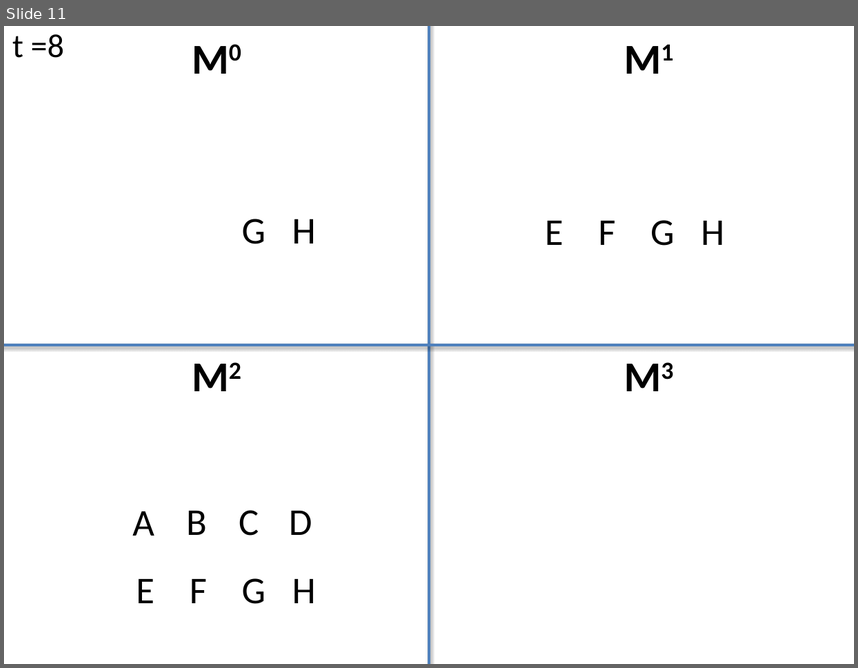
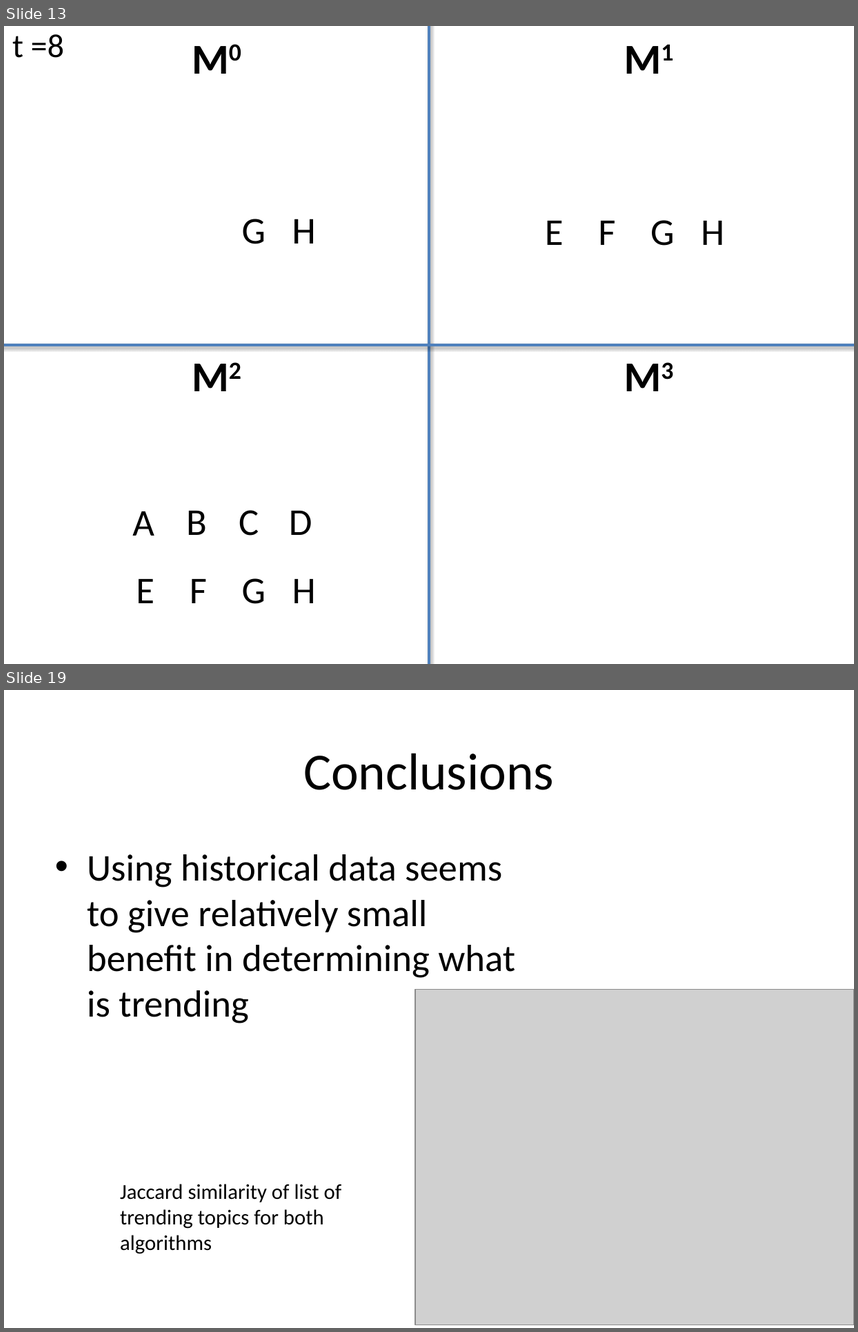
Before and after one commit to kiranvodrahalli/cos521, a slide deck: Presentation.pptx. Shown one above the other, each under a label of ours: slide 11 before the commit, slides 13 and 19 after it; the slides between them are not shown. The pictures are 858x668 and 858x1332 pixels, drawn with LibreOffice and Linux fonts; fonts in the diff are those of the drawing; grey boxes stand for pictures. Boxes give left, top, right and bottom in pixels: in the first picture for what was removed or moved away, otherwise in the second. Text is boxed around its words. In the diff, an @@ line names an element or a change of style, - is before the commit and + after.

```diff
--- a/Presentation.pptx
+++ b/Presentation.pptx
@@ slide 19 added at (4, 690, 854, 1328), background #FFFFFF @@
@@ title added at (303, 753, 554, 790), 44 pt, text #000000 @@
+Conclusions
@@ text added at (87, 854, 515, 1023), 32 pt, text #000000 @@
+• Using historical data seems to give relatively small benefit in determining what is trending
@@ picture added at (415, 989, 854, 1324) @@
@@ text added at (120, 1183, 342, 1254), 18 pt, text #000000 @@
+Jaccard similarity of list of trending topics for both algorithms
@@ what was slide 11 is now slide 13 @@
```
Also in this commit, not shown: 3 slides changed, 7 other slides added, 3 slides removed, 1 other file.
